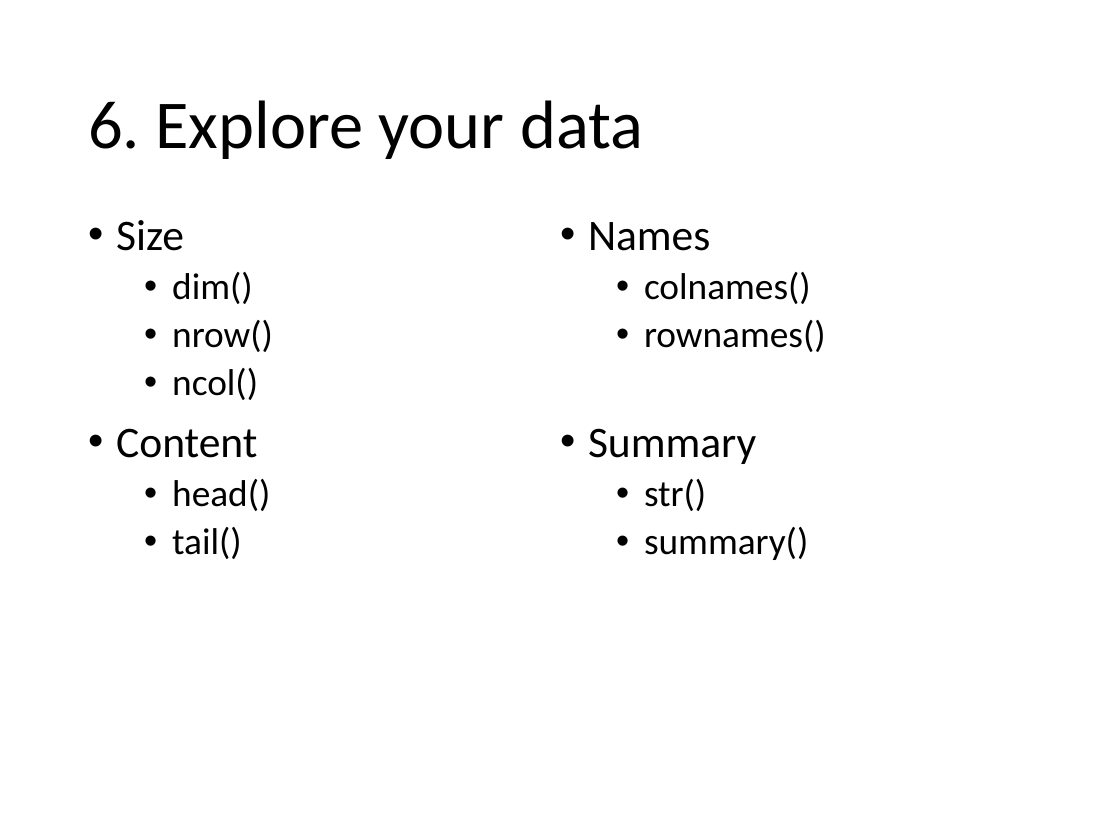
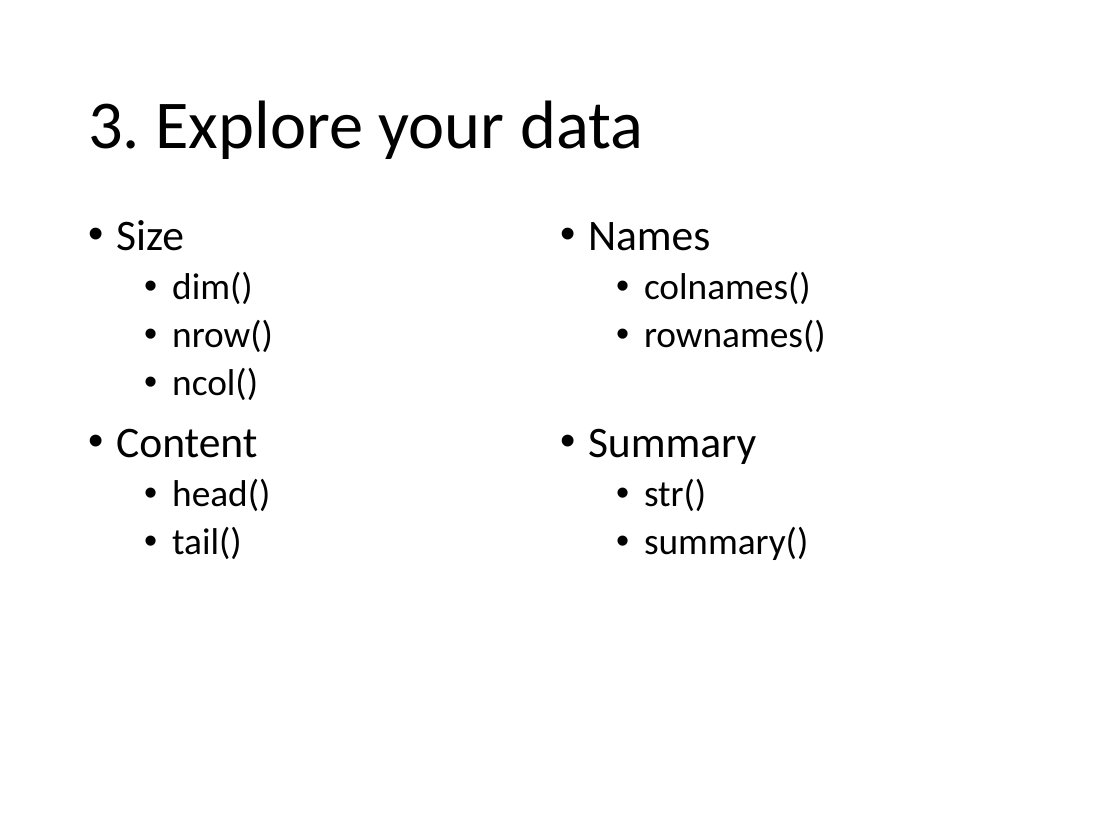
Before and after one commit to EEOB590A-Data-Science-in-R-Fall2021/CourseMaterials, a slide deck: slide 5 of 1. Intro to R/presentations/2. R-Intro_part2_2021.pptx (slide 17 before the commit). Drawn at 1120x840 pixels with LibreOffice and Linux fonts; fonts in the diff are those of the drawing. Boxes give left, top, right and bottom in pixels: in the first picture for what was removed or moved away, otherwise in the second. Text is boxed around its words. In the diff, an @@ line names an element or a change of style, - is before the commit and + after.

```diff
--- a/1. Intro to R/presentations/2. R-Intro_part2_2021.pptx
+++ b/1. Intro to R/presentations/2. R-Intro_part2_2021.pptx
@@ title at [88,100,643,159]: text changed @@
-6. Explore your data
+3. Explore your data
```
Also in this commit, not shown: 6 other slides changed, 3 slides added, 15 slides removed, 9 other files.
